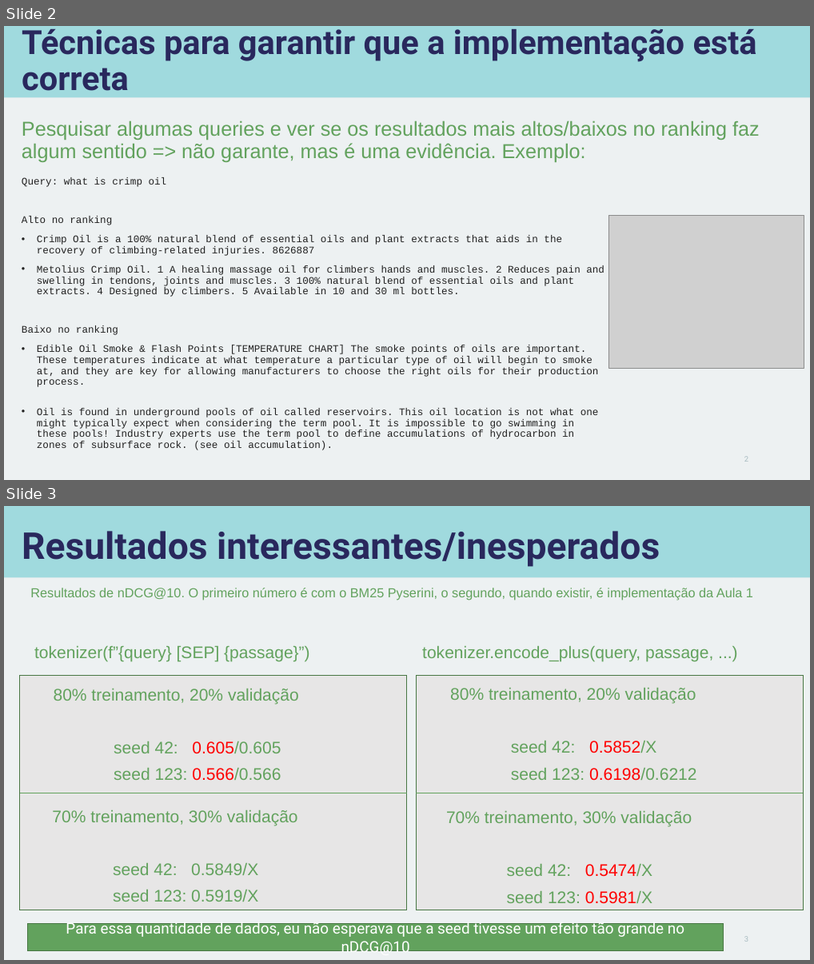
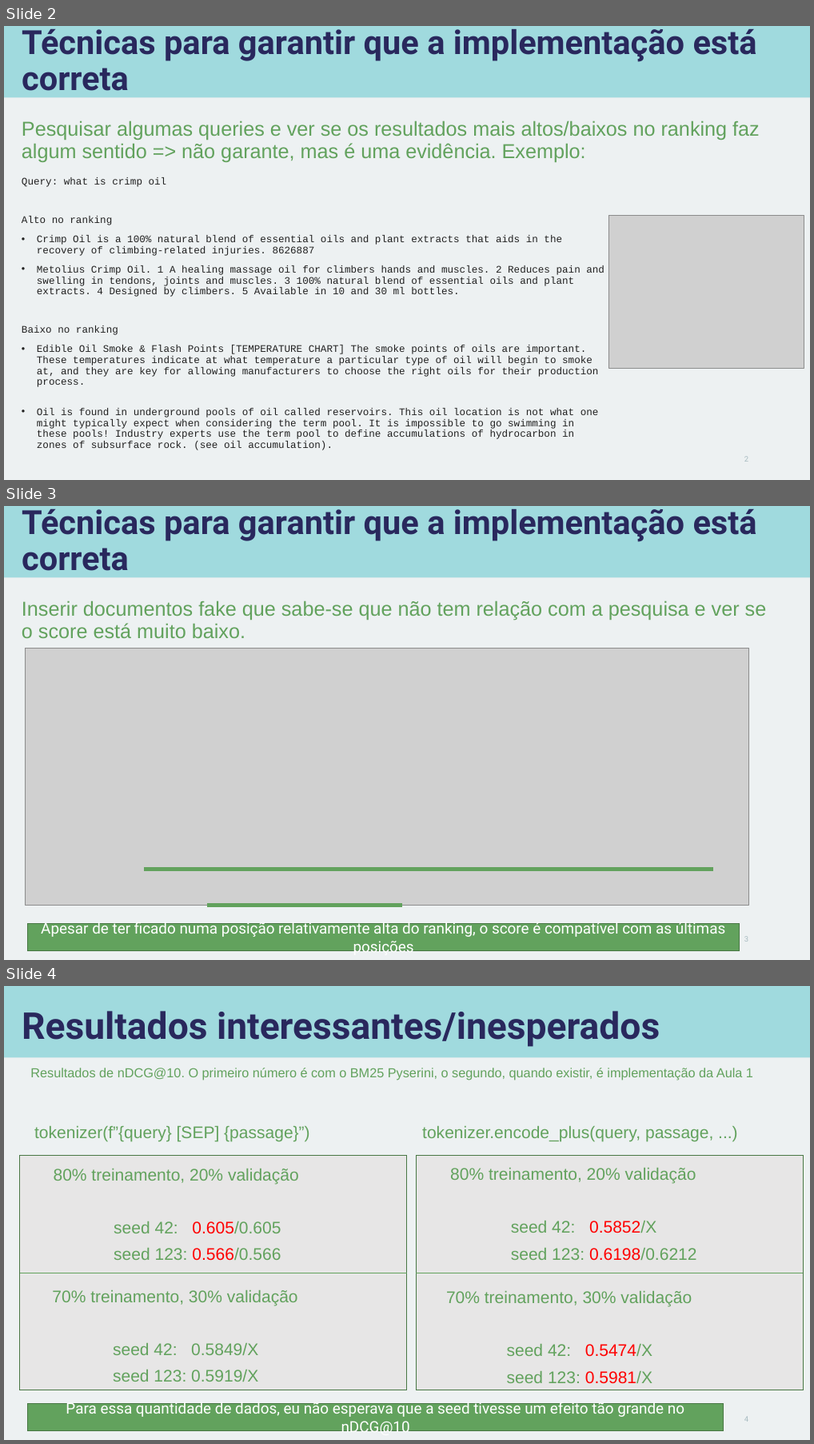
Before and after one commit to carisio/IA368-DD_deep_learning_busca, a slide deck: 2 - classificador binario - reranking com minilm/notebook/apresentacao_notebook.pptx. Shown one above the other, each under a label of ours: slides 2 and 3 before the commit, slides 2, 3 and 4 after it. The pictures are 814x964 and 814x1444 pixels, drawn with LibreOffice and Linux fonts; fonts in the diff are those of the drawing; grey boxes stand for pictures. Boxes give left, top, right and bottom in pixels: in the first picture for what was removed or moved away, otherwise in the second. Text is boxed around its words. In the diff, an @@ line names an element or a change of style, - is before the commit and + after.

```diff
--- a/2 - classificador binario - reranking com minilm/notebook/apresentacao_notebook.pptx
+++ b/2 - classificador binario - reranking com minilm/notebook/apresentacao_notebook.pptx
@@ slide 3 added at bbox=[4, 506, 810, 960], background #EDF1F2; not listed: 1 template element that a slide beside it also shows @@
@@ title added at bbox=[22, 509, 758, 579], 39.6 pt, text #29285D, bold @@
+Técnicas para garantir que a implementação está correta
@@ text added at bbox=[22, 601, 767, 638], 24 pt, text #62A25D @@
+Inserir documentos fake que sabe-se que não tem relação com a pesquisa e ver se o score está muito baixo.
@@ picture added at bbox=[25, 648, 749, 905] @@
@@ line added from (144, 869) to (714, 869), #62A25D 5 pt @@
@@ line added from (207, 905) to (402, 905), #62A25D 5 pt @@
@@ rectangle added at bbox=[27, 923, 740, 951], fill #62A25D, outline #497845 1 pt, 18 pt, text #FFFFFF @@
+Apesar de ter ficado numa posição relativamente alta do ranking, o score é compatível com as últimas posições
@@ page number added at bbox=[745, 936, 749, 941], 9 pt, text #A7BBC0 @@
+3
@@ what was slide 3 is now slide 4 @@
```
Also in this commit, not shown: 2 other files.
